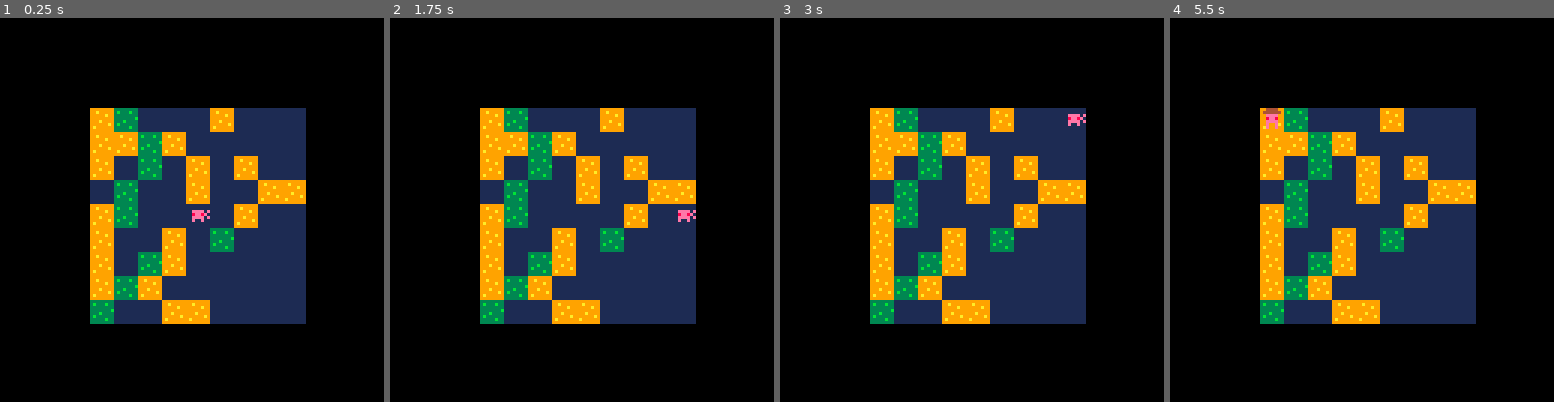
Above: before the commit, frames 1-4 (left to right).
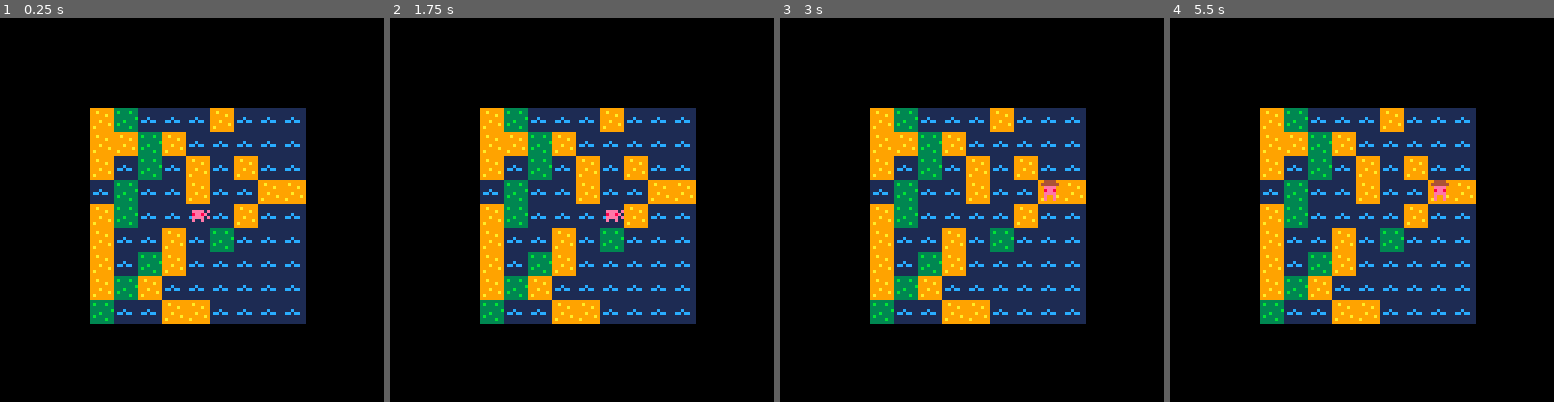
Above: after the commit, the same moments.

Repository: Rabbival/Pico8GridGame
Game: PICO-8 cartridge grid_game_main.p8
The game is run twice, just before and just after one commit, with the same random seed, the same clock (stepped at 60 frames per second) and the same inputs.
Inputs:
- Up to frame 1 (0.25 s): no input
- Up to frame 2 (1.75 s): tap X (X key) at 0.33, 1.07 s; tap O (Z key) at 0.7, 1.7 s; hold Right from 1.6 s (still down)
- Up to frame 3 (3 s): tap X (X key) at 1.85, 2.97 s; release Right at 2.1 s; tap O (Z key) at 2.1, 2.5, 2.9 s; hold Up 2.15-2.42 s; hold Right from 2.47 s (still down)
- Up to frame 4 (5.5 s): release Right at 3.03 s; hold Left 3.08-3.58 s; tap O (Z key) every 0.4 s from 3.3 to 5.3 s; hold Down 3.63-3.97 s; hold Right 4.02-4.68 s; tap X (X key) at 4.08, 5.2 s; hold Up 4.73-5.03 s; hold Left from 5.08 s (still down)

The runs differ from the first frame. In frame 1, 1.5% of the frame differs, in the area x 24-79%, y 25-78%; in frame 2, 1.7%; in frame 3, 1.8%; in frame 4, 1.9%, in the area x 24-79%, y 23-78%.

Commit message:
redesign water and make btn just pressed

Diff:
--- a/grid_game_main.p8
+++ b/grid_game_main.p8
@@ -14,8 +14,8 @@
 00000000333333339999999911111111000000000044440000000000000000000000000000000000000000000000000000000000000000000000000000000000
 000000003b333b3399a9999911111111000000000444444000000000000000000000000000000000000000000000000000000000000000000000000000000000
 007007003333333399999a991111111100eeee0000eeee0000eeee0e000000000000000000000000000000000000000000000000000000000000000000000000
-000770003333333b9999999911111111008ee800008ee800008ee8e0000000000000000000000000000000000000000000000000000000000000000000000000
-00077000333b3333999a99991111111100eeee0000eeee0000eeee0e000000000000000000000000000000000000000000000000000000000000000000000000
+000770003333333b99999999111c1111008ee800008ee800008ee8e0000000000000000000000000000000000000000000000000000000000000000000000000
+00077000333b3333999a99991cc1cc1100eeee0000eeee0000eeee0e000000000000000000000000000000000000000000000000000000000000000000000000
 007007003b333333999999a91111111100e00e0000e00e0000e00e00000000000000000000000000000000000000000000000000000000000000000000000000
 0000000033333b339a9999991111111100e00e0000e00e0000000000000000000000000000000000000000000000000000000000000000000000000000000000
 00000000333333339999999911111111000000000000000000000000000000000000000000000000000000000000000000000000000000000000000000000000
--- a/player_manager.lua
+++ b/player_manager.lua
@@ -8,7 +8,7 @@
 
 function update_player_location()
     for i=1,#valid_moves do
-        if btn(valid_moves[i]) then
+        if btnp(valid_moves[i]) then
             move_player(valid_moves[i])
         end
     end
